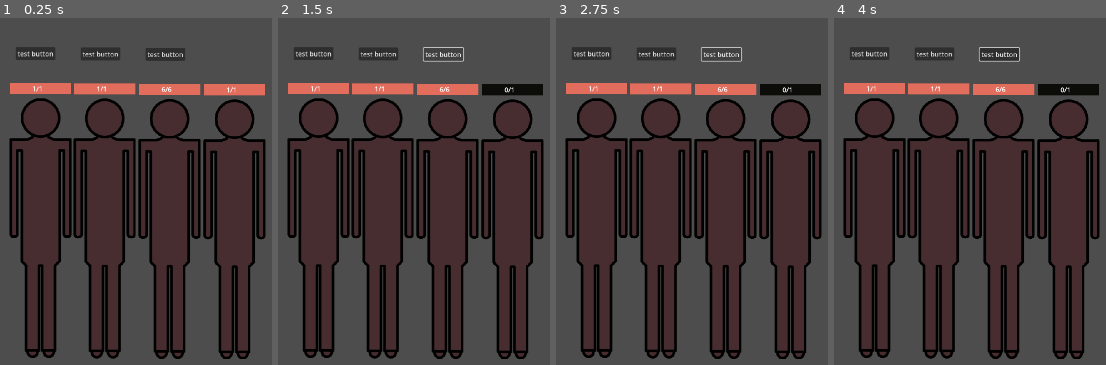
Above: before the commit, frames 1-4 (left to right).
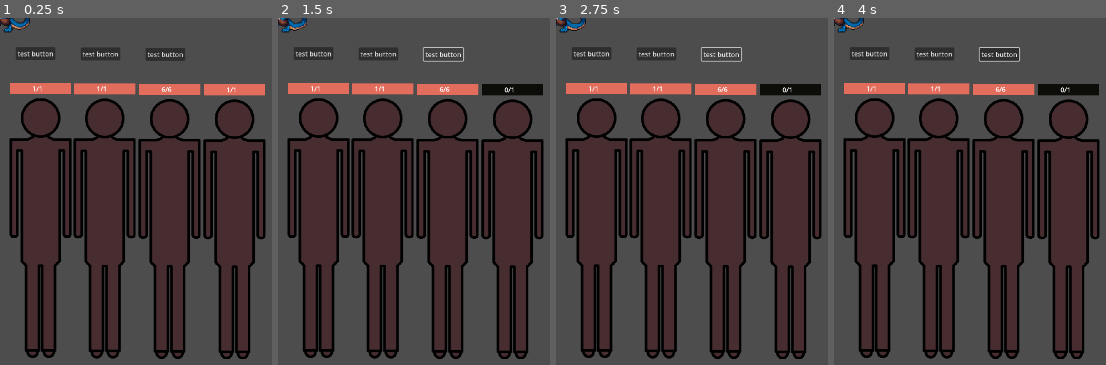
Above: after the commit, the same moments.

Repository: ShongoWL/Tavern-Keeper-Jam
Game: Godot game, scene res://Scene/BattleManager.tscn
Same seed, same stepped clock (60 frames per second), same inputs: the game is played once before the commit and once after it.
Inputs (mouse positions are in pixels of both pictures, inside the frame that each line leads up to):
- Up to frame 1 (0.25 s): no input
- Up to frame 2 (1.5 s): click "test button" at 0.5 s; click "test button" at 1.25 s
- Up to frame 3 (2.75 s): click "test button" at 2 s
- Up to frame 4 (4 s): tap Enter at 2.75 s; move the mouse to (outside the picture) at 2.77 s; click (outside the picture) at 2.85 s; tap Space at 3.5 s; drag from (1073, 264) to (outside the picture) at 3.52 s

The runs differ from the first frame. In frame 1, 0.3% of the frame differs, in the area x 0-12%, y 0-5%; in frame 2, 0.3%; in frame 3, 0.3%; in frame 4, 0.3%.

Commit message:
Enemy Sprite & Healthbar

Diff:
--- a/Scene/backDrops.tscn
+++ b/Scene/UI/backDrops.tscn
@@ -1,26 +1,26 @@
 [gd_scene load_steps=7 format=3 uid="uid://bk7uxw1ljabfb"]
 
-[ext_resource type="Script" path="res://Scripts/backDrops.gd" id="1_bc7mo"]
-[ext_resource type="Shader" path="res://Art/Shaders/dithering.gdshader" id="3_mtrdh"]
-[ext_resource type="Texture2D" uid="uid://beq25k5f7uxm7" path="res://Art/morningState.png" id="3_qa3mx"]
-[ext_resource type="Texture2D" uid="uid://bog6k0hbvmil3" path="res://Art/Palettes/slso8-32x.png" id="4_kudod"]
-[ext_resource type="Texture2D" uid="uid://d548q26oxypp" path="res://Art/Shaders/bayer16tile2.png" id="5_gsivj"]
+[ext_resource type="Script" path="res://Scripts/backDrops.gd" id="1_jg3cn"]
+[ext_resource type="Texture2D" uid="uid://beq25k5f7uxm7" path="res://Art/morningState.png" id="2_5x40h"]
+[ext_resource type="Shader" path="res://Art/Shaders/dithering.gdshader" id="3_idqaf"]
+[ext_resource type="Texture2D" uid="uid://bog6k0hbvmil3" path="res://Art/Palettes/slso8-32x.png" id="4_8w4dm"]
+[ext_resource type="Texture2D" uid="uid://d548q26oxypp" path="res://Art/Shaders/bayer16tile2.png" id="5_e1r5b"]
 
 [sub_resource type="ShaderMaterial" id="ShaderMaterial_b2k0b"]
-shader = ExtResource("3_mtrdh")
+shader = ExtResource("3_idqaf")
 shader_parameter/u_bit_depth = 7
 shader_parameter/u_contrast = 1.0
 shader_parameter/u_offset = 0.0
 shader_parameter/u_dither_size = 6
-shader_parameter/u_dither_tex = ExtResource("5_gsivj")
-shader_parameter/u_color_tex = ExtResource("4_kudod")
+shader_parameter/u_dither_tex = ExtResource("5_e1r5b")
+shader_parameter/u_color_tex = ExtResource("4_8w4dm")
 
 [node name="BackDrops" type="Node2D"]
-script = ExtResource("1_bc7mo")
+script = ExtResource("1_jg3cn")
 
 [node name="TextureRect" type="Sprite2D" parent="."]
 position = Vector2(958.222, 540)
-texture = ExtResource("3_qa3mx")
+texture = ExtResource("2_5x40h")
 
 [node name="VisibleOnScreenNotifier2D" type="VisibleOnScreenNotifier2D" parent="TextureRect"]
 
--- a/Scene/shopPanel.tscn
+++ b/Scene/UI/shopPanel.tscn
@@ -1,13 +1,13 @@
 [gd_scene load_steps=3 format=3 uid="uid://bmv26jdes56uq"]
 
-[ext_resource type="Script" path="res://Scripts/shopPanel.gd" id="1_3t8ta"]
-[ext_resource type="Texture2D" uid="uid://tifrn30sr18l" path="res://Art/shopBox.png" id="1_g7wvi"]
+[ext_resource type="Texture2D" uid="uid://tifrn30sr18l" path="res://Art/shopBox.png" id="1_3woqp"]
+[ext_resource type="Script" path="res://Scripts/shopPanel.gd" id="2_hoaqp"]
 
 [node name="ShopPanel" type="TextureRect"]
 offset_right = 40.0
 offset_bottom = 40.0
-texture = ExtResource("1_g7wvi")
-script = ExtResource("1_3t8ta")
+texture = ExtResource("1_3woqp")
+script = ExtResource("2_hoaqp")
 
 [node name="ItemSprite" type="TextureRect" parent="."]
 z_index = 1
--- a/Scene/shopUI.tscn
+++ b/Scene/UI/shopUI.tscn
@@ -1,6 +1,6 @@
 [gd_scene load_steps=3 format=3 uid="uid://dd8dqs5xe57fw"]
 
-[ext_resource type="PackedScene" uid="uid://bmv26jdes56uq" path="res://Scene/shopPanel.tscn" id="1_lj2dt"]
+[ext_resource type="PackedScene" uid="uid://bmv26jdes56uq" path="res://Scene/UI/shopPanel.tscn" id="1_lj2dt"]
 [ext_resource type="Script" path="res://Scripts/shopUi.gd" id="1_r4axm"]
 
 [node name="ShopUI" type="Control"]
--- a/Scene/enemyScene.tscn
+++ b/Scene/enemyScene.tscn
@@ -1,8 +1,72 @@
-[gd_scene load_steps=3 format=3 uid="uid://dqu3esdd6qywr"]
+[gd_scene load_steps=12 format=3 uid="uid://dqu3esdd6qywr"]
 
 [ext_resource type="Script" path="res://Scripts/EnemyScene.gd" id="1_hba68"]
 [ext_resource type="Resource" uid="uid://d2qyrp0j2amqk" path="res://Resources/baseMonster.tres" id="2_6hlaq"]
+[ext_resource type="Texture2D" uid="uid://djoke2qg1k6q1" path="res://Art/IDLE.png" id="3_nevo2"]
+[ext_resource type="PackedScene" uid="uid://u5ora2halxie" path="res://Scene/UI/healthbar.tscn" id="4_hp0el"]
+
+[sub_resource type="AtlasTexture" id="AtlasTexture_qgvyd"]
+atlas = ExtResource("3_nevo2")
+region = Rect2(0, 0, 148, 96)
+
+[sub_resource type="AtlasTexture" id="AtlasTexture_c15yw"]
+atlas = ExtResource("3_nevo2")
+region = Rect2(148, 0, 148, 96)
+
+[sub_resource type="AtlasTexture" id="AtlasTexture_vl5ir"]
+atlas = ExtResource("3_nevo2")
+region = Rect2(296, 0, 148, 96)
+
+[sub_resource type="AtlasTexture" id="AtlasTexture_k7u1n"]
+atlas = ExtResource("3_nevo2")
+region = Rect2(444, 0, 148, 96)
+
+[sub_resource type="AtlasTexture" id="AtlasTexture_6f06j"]
+atlas = ExtResource("3_nevo2")
+region = Rect2(592, 0, 148, 96)
+
+[sub_resource type="AtlasTexture" id="AtlasTexture_280y2"]
+atlas = ExtResource("3_nevo2")
+region = Rect2(740, 0, 148, 96)
+
+[sub_resource type="SpriteFrames" id="SpriteFrames_ubx0a"]
+animations = [{
+"frames": [{
+"duration": 1.0,
+"texture": SubResource("AtlasTexture_qgvyd")
+}, {
+"duration": 1.0,
+"texture": SubResource("AtlasTexture_c15yw")
+}, {
+"duration": 1.0,
+"texture": SubResource("AtlasTexture_vl5ir")
+}, {
+"duration": 1.0,
+"texture": SubResource("AtlasTexture_k7u1n")
+}, {
+"duration": 1.0,
+"texture": SubResource("AtlasTexture_6f06j")
+}, {
+"duration": 1.0,
+"texture": SubResource("AtlasTexture_280y2")
+}],
+"loop": true,
+"name": &"default",
+"speed": 6.0
+}]
 
 [node name="Enemy" type="Node2D"]
 script = ExtResource("1_hba68")
 enemyData = ExtResource("2_6hlaq")
+
+[node name="Sprite2D" type="AnimatedSprite2D" parent="."]
+position = Vector2(-22, -51)
+scale = Vector2(-2, 2)
+sprite_frames = SubResource("SpriteFrames_ubx0a")
+autoplay = "default"
+frame_progress = 0.29513
+
+[node name="Healthbar" parent="." node_paths=PackedStringArray("parental") instance=ExtResource("4_hp0el")]
+offset_top = -126.0
+offset_bottom = -99.0
+parental = NodePath("..")
--- a/Scene/main.tscn
+++ b/Scene/main.tscn
@@ -1,6 +1,6 @@
 [gd_scene load_steps=3 format=3 uid="uid://bmfy6ksh6vxyy"]
 
-[ext_resource type="PackedScene" uid="uid://dvtt1x8kixu1s" path="res://Scene/userInterface.tscn" id="1_uw7tw"]
+[ext_resource type="PackedScene" uid="uid://dvtt1x8kixu1s" path="res://Scene/UI/userInterface.tscn" id="1_uw7tw"]
 [ext_resource type="PackedScene" uid="uid://nabkptkm2u1j" path="res://Scene/shopScene.tscn" id="2_6nr2f"]
 
 [node name="Main" type="Node"]
--- a/Scene/shopScene.tscn
+++ b/Scene/shopScene.tscn
@@ -1,7 +1,7 @@
 [gd_scene load_steps=11 format=3 uid="uid://nabkptkm2u1j"]
 
 [ext_resource type="Script" path="res://Scripts/shopScene.gd" id="1_khiee"]
-[ext_resource type="PackedScene" uid="uid://dd8dqs5xe57fw" path="res://Scene/shopUI.tscn" id="1_po01w"]
+[ext_resource type="PackedScene" uid="uid://dd8dqs5xe57fw" path="res://Scene/UI/shopUI.tscn" id="1_po01w"]
 [ext_resource type="Shader" path="res://Art/Shaders/dithering.gdshader" id="2_25d33"]
 [ext_resource type="Resource" uid="uid://uh82quuud34o" path="res://Resources/Items/testItem.tres" id="2_e0ilk"]
 [ext_resource type="Texture2D" uid="uid://bog6k0hbvmil3" path="res://Art/Palettes/slso8-32x.png" id="3_sfxkt"]
--- a/Scripts/EnemyScene.gd
+++ b/Scripts/EnemyScene.gd
@@ -3,9 +3,11 @@
 
 @export var enemyData: Entity
 
+@onready var healthBar: Healthbar = $Healthbar
+
 var damageQueue:Array = []
 
-var hp:int
+var hp:int : set = updateHealthbar
 var maxHp: int
 var damage:int
 var attackCooldown:float
@@ -23,6 +25,7 @@
 	preferredTarget = enemyData.preferredTarget
 	charName = enemyData.charName
 
+	healthBar.initializeValues()
 	SignalBus.combatOver.connect(combatOver)
 
 func _process(delta: float) -> void:
@@ -57,3 +60,8 @@
 	if combatManager == get_parent():
 		self.process_mode = Node.PROCESS_MODE_DISABLED
 		print("Combat has ended, ", charName, " is stopping.")
+
+func updateHealthbar(newHp: int):
+	healthBar.update(newHp)
+	hp = newHp
+	print(name + "'s hp is now " + str(hp))
--- a/Scripts/healthbar.gd
+++ b/Scripts/healthbar.gd
@@ -12,7 +12,7 @@
 func initializeValues() -> void:
 	SignalBus.maxHpGained.connect(maxHpIncreased)
 
-	max_value = parental.heroData.maxHp #change to max hp
+	max_value = parental.maxHp #change to max hp
 	value = max_value
 	labelHp = value
 	label.text = str(labelHp)+"/"+str(max_value)
Binary file added: Art/IDLE.png
Not shown, added: Art/IDLE.png.import
Not shown: 1 places in Scene/UI/backDrops.tscn that only renumber resources
Renamed: Scene/healthbar.tscn -> Scene/UI/healthbar.tscn
Renamed: Scene/userInterface.tscn -> Scene/UI/userInterface.tscn
